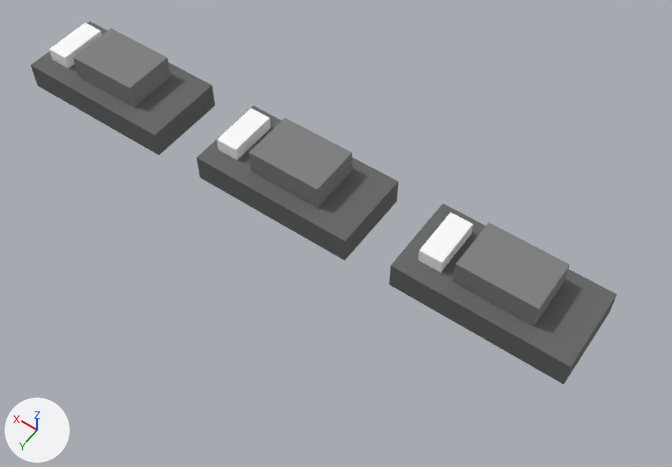
What one commit did to the COLLADA model models/units-prod.dae.
One viewpoint serves both versions: a 50 mm lens placed at (-0.09, 1.95, 2.37), pointed at (1.0, 0.43, -0.01). Lighting does not change. The marker at lower left points along +X, +Y and +Z.

The older version as bpy lines, for what is in view:
```python
me_group_8 = bpy.data.meshes.new('group_8')
me_group_8.from_pydata(...)  # a box spanning x 0.0..0.6, y 0.0..0.3, z 0.0..0.1
me_group_8.materials.append(mat_material_28)  # dark grey #656666
ob_group_8 = bpy.data.objects.new('group_8', me_group_8)
ob_group_8.parent = ob_t34_actionunitmove_10_unit
ob_group_8.location = (0.0, 0.0, 0.0)
ob_t34_actionunitmove_10_unit = bpy.data.objects.new('T34_ActionUnitMove_10_UNIT', None)
ob_t34_actionunitmove_10_unit.parent = ob_sketchup
ob_t34_actionunitmove_10_unit.location = (1.689, 0.215, 0.0)
ob_t34_actionunitmove_5_unit = bpy.data.objects.new('T34_ActionUnitMove_5_UNIT', None)
ob_t34_actionunitmove_5_unit.parent = ob_sketchup
ob_t34_actionunitmove_5_unit.location = (0.907, 0.21, 0.0)
ob_t34_default_10_unit = bpy.data.objects.new('T34_DEFAULT_10_UNIT', None)
ob_t34_default_10_unit.parent = ob_sketchup
ob_t34_default_10_unit.location = (0.142, 0.206, 0.0)
# also in view: 'group_1' at (0.44, 0.36, 0.05); 'group_3' at (1.21, 0.36, 0.05); 'group_5' at (1.43, 0.35, 0.12); 'group_4' at (1.19, 0.36, 0.14); 'group_6' at (2.21, 0.36, 0.12)
```
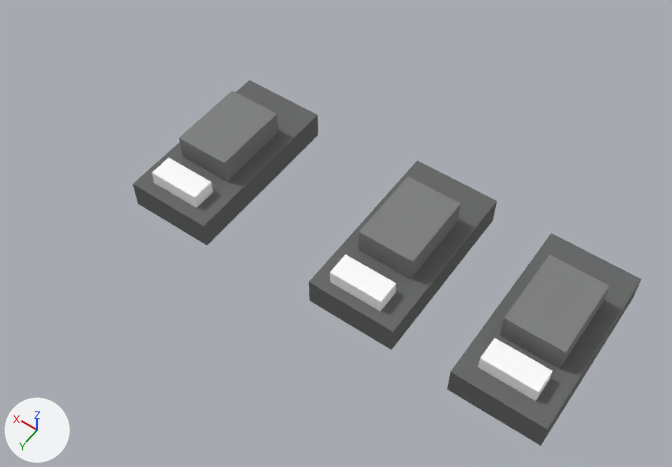
ob_t34_default_10_unit is not drawn itself; it is the parent of ob_group_0, ob_group_1, ob_group_2.
ob_t34_actionunitmove_5_unit is not drawn itself; it is the parent of ob_group_3, ob_group_4, ob_group_5.
ob_t34_actionunitmove_10_unit is not drawn itself; it is the parent of ob_group_6, ob_group_7, ob_group_8.

Changed parts and their boxes [x1, y1, x2, y2] in the pictures (672 x 467 px):
```json
{"object": "group_1", "change": "moved, turned", "before": [389, 204, 617, 384], "after": [447, 233, 641, 446]}
{"object": "group_3", "change": "moved, turned", "before": [197, 106, 398, 260], "after": [309, 160, 497, 350]}
{"object": "group_8", "change": "moved, turned", "before": [31, 21, 215, 155], "after": [133, 80, 318, 245]}
{"object": "group_2", "change": "moved, turned", "before": [453, 222, 570, 327], "after": [500, 255, 609, 369]}
{"object": "group_4", "change": "moved, turned", "before": [249, 118, 352, 208], "after": [358, 177, 461, 279]}
{"object": "group_7", "change": "moved, turned", "before": [73, 28, 171, 107], "after": [179, 91, 278, 182]}
{"object": "group_0", "change": "moved, turned", "before": [418, 212, 473, 273], "after": [478, 338, 552, 401]}
{"object": "group_5", "change": "moved, turned", "before": [217, 108, 271, 160], "after": [330, 255, 396, 311]}
{"object": "group_6", "change": "moved, turned", "before": [49, 23, 102, 68], "after": [152, 158, 213, 208]}
```

The change, as JSON lines over the scene's bpy script:
```json
{"op": "set", "path": "ob_t34_default_10_unit.location", "old": "(0.142, 0.206, 0.0)", "new": "(0.406, 0.113, 0.0)"}
{"op": "set", "path": "ob_t34_default_10_unit.rotation_euler", "old": "(0.0, 0.0, 0.0)", "new": "(0.0, 0.0, 1.571)", "note": "degrees (0, 0, 0) -> degrees (0, 0, 90)"}
{"op": "set", "path": "ob_t34_actionunitmove_5_unit.location", "old": "(0.907, 0.21, 0.0)", "new": "(0.907, 0.0972, 0.0)"}
{"op": "set", "path": "ob_t34_actionunitmove_5_unit.rotation_euler", "old": "(0.0, 0.0, 0.0)", "new": "(0.0, 0.0, 1.571)", "note": "degrees (0, 0, 0) -> degrees (0, 0, 90)"}
{"op": "set", "path": "ob_t34_actionunitmove_10_unit.location", "old": "(1.689, 0.215, 0.0)", "new": "(1.599, 0.117, 0.0)"}
{"op": "set", "path": "ob_t34_actionunitmove_10_unit.rotation_euler", "old": "(0.0, 0.0, 0.0)", "new": "(0.0, 0.0, 1.571)", "note": "degrees (0, 0, 0) -> degrees (0, 0, 90)"}
```
